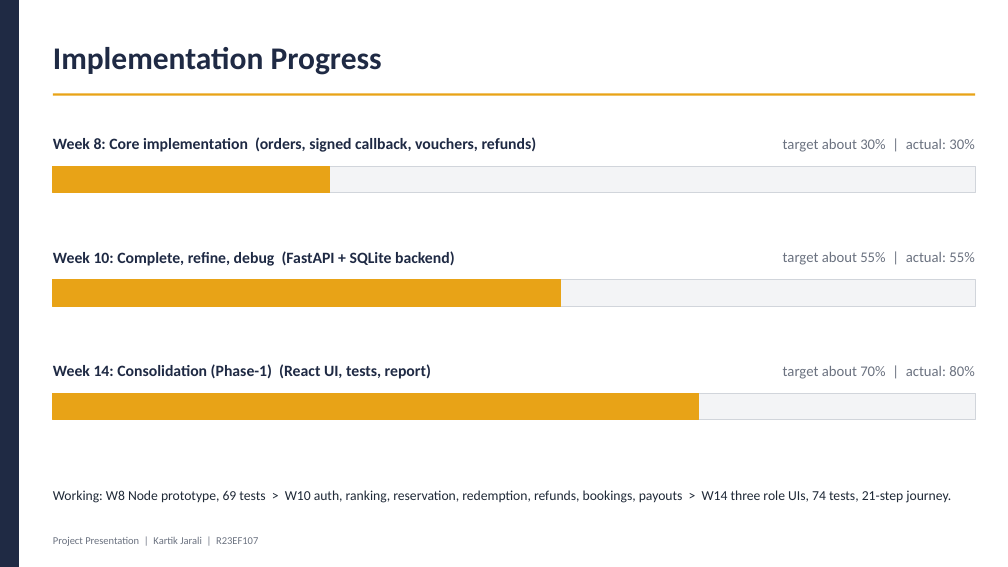
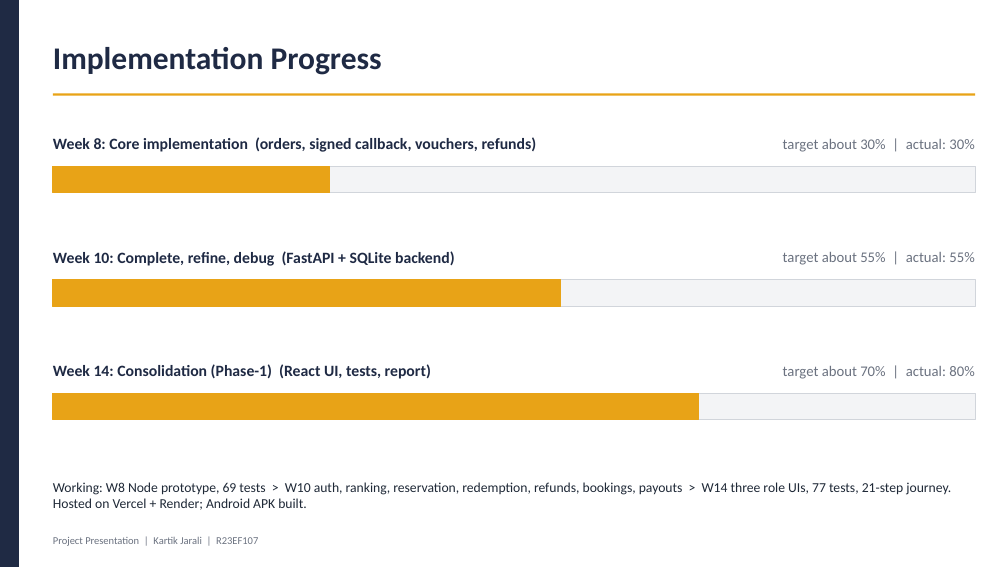
Before and after one commit to Kartikjarali010/next-to, a slide deck: slide 7 of docs/NextTo_Phase1_Presentation_Kartik.pptx. Drawn at 1008x567 pixels with LibreOffice and Linux fonts; fonts in the diff are those of the drawing. Boxes give left, top, right and bottom in pixels: in the first picture for what was removed or moved away, otherwise in the second. Text is boxed around its words. In the diff, an @@ line names an element or a change of style, - is before the commit and + after.

```diff
--- a/docs/NextTo_Phase1_Presentation_Kartik.pptx
+++ b/docs/NextTo_Phase1_Presentation_Kartik.pptx
@@ text at box(53, 482, 951, 510): text changed @@
-Working: W8 Node prototype, 69 tests > W10 auth, ranking, reservation, redemption, refunds, bookings, payouts > W14 three role UIs, 74 tests, 21-step journey.
+Working: W8 Node prototype, 69 tests > W10 auth, ranking, reservation, redemption, refunds, bookings, payouts > W14 three role UIs, 77 tests, 21-step journey. Hosted on Vercel + Render; Android APK built.
```
Also in this commit, not shown: 4 other slides changed, 14 other files.
